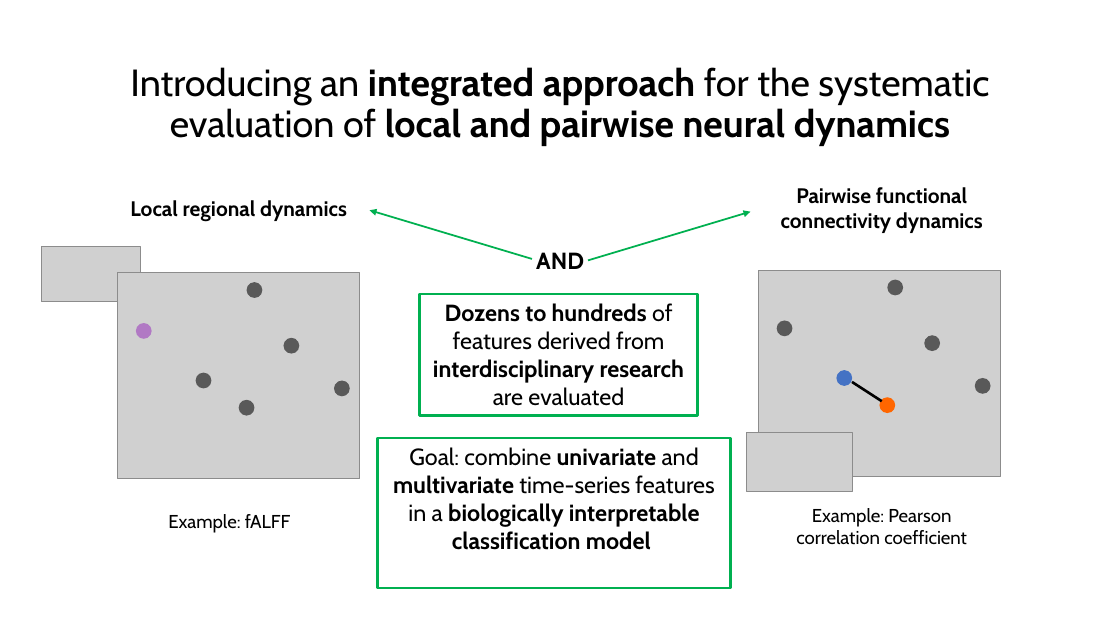
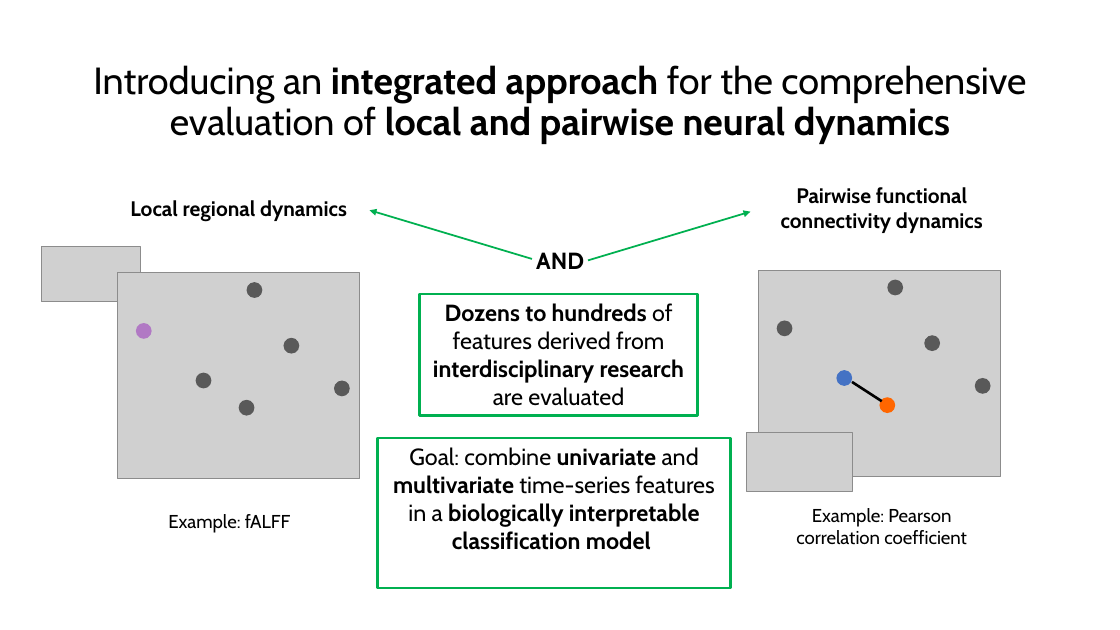
Before and after one commit to anniegbryant/CNS_2022, a slide deck: slide 5 of schizophrenia_classification_workshop/Workshop_Talk.pptx. Drawn at 1120x630 pixels with LibreOffice and Linux fonts; fonts in the diff are those of the drawing; grey boxes stand for pictures. Boxes give left, top, right and bottom in pixels: in the first picture for what was removed or moved away, otherwise in the second. Text is boxed around its words. In the diff, an @@ line names an element or a change of style, - is before the commit and + after.

```diff
--- a/schizophrenia_classification_workshop/Workshop_Talk.pptx
+++ b/schizophrenia_classification_workshop/Workshop_Talk.pptx
@@ title at box(93, 65, 1026, 144): text changed @@
-Introducing an integrated approach for the systematic evaluation of local and pairwise neural dynamics
+Introducing an integrated approach for the comprehensive evaluation of local and pairwise neural dynamics
```
Also in this commit, not shown: 5 other slides changed, 1 slide added, 1 slide removed, 4 other files.
